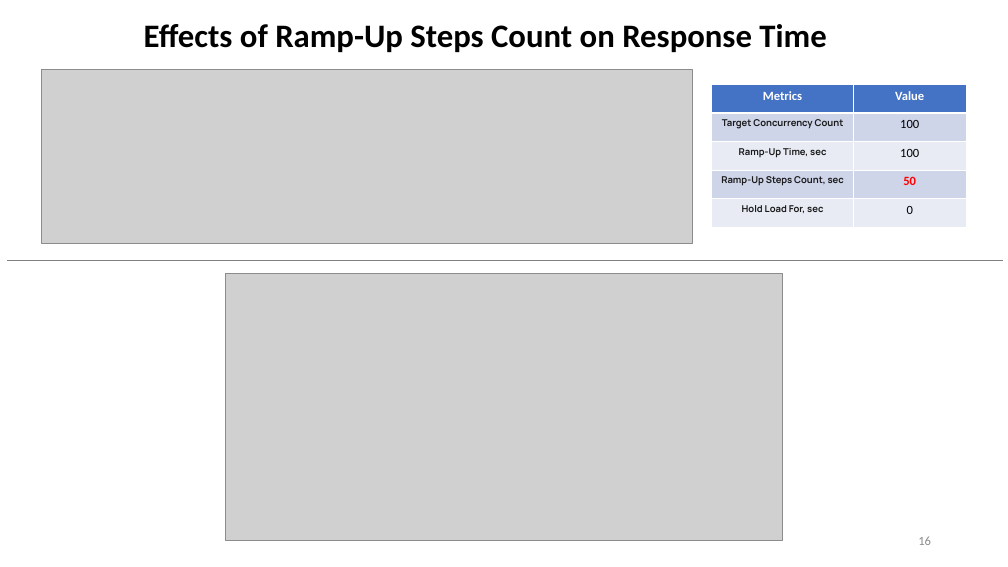
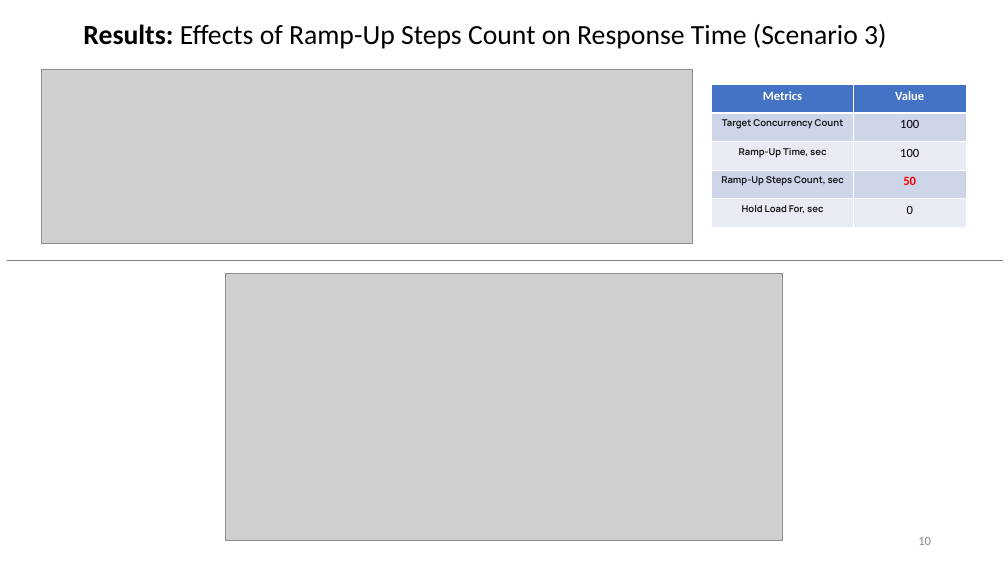
Before and after one commit to ADA-GWU/guidedresearchproject-tmehtiyev2019, a slide deck: slide 10 of presentations/Final Presentation-Tural Mehtiyev.pptx (slide 16 before the commit). Drawn at 1008x567 pixels with LibreOffice and Linux fonts; fonts in the diff are those of the drawing; grey boxes stand for pictures. Boxes give left, top, right and bottom in pixels: in the first picture for what was removed or moved away, otherwise in the second. Text is boxed around its words. In the diff, an @@ line names an element or a change of style, - is before the commit and + after.

```diff
--- a/presentations/Final Presentation-Tural Mehtiyev.pptx
+++ b/presentations/Final Presentation-Tural Mehtiyev.pptx
@@ text at [83,24,886,49]: text changed; size 31.2 to 26.4 pt; bold off @@
-Effects of Ramp-Up Steps Count on Response Time
+Results: Effects of Ramp-Up Steps Count on Response Time (Scenario 3)
@@ page number at [918,537,931,545]: text changed @@
-16
+10
```
Also in this commit, not shown: 8 other slides changed, 10 slides added, 5 slides removed, 50 other files.
